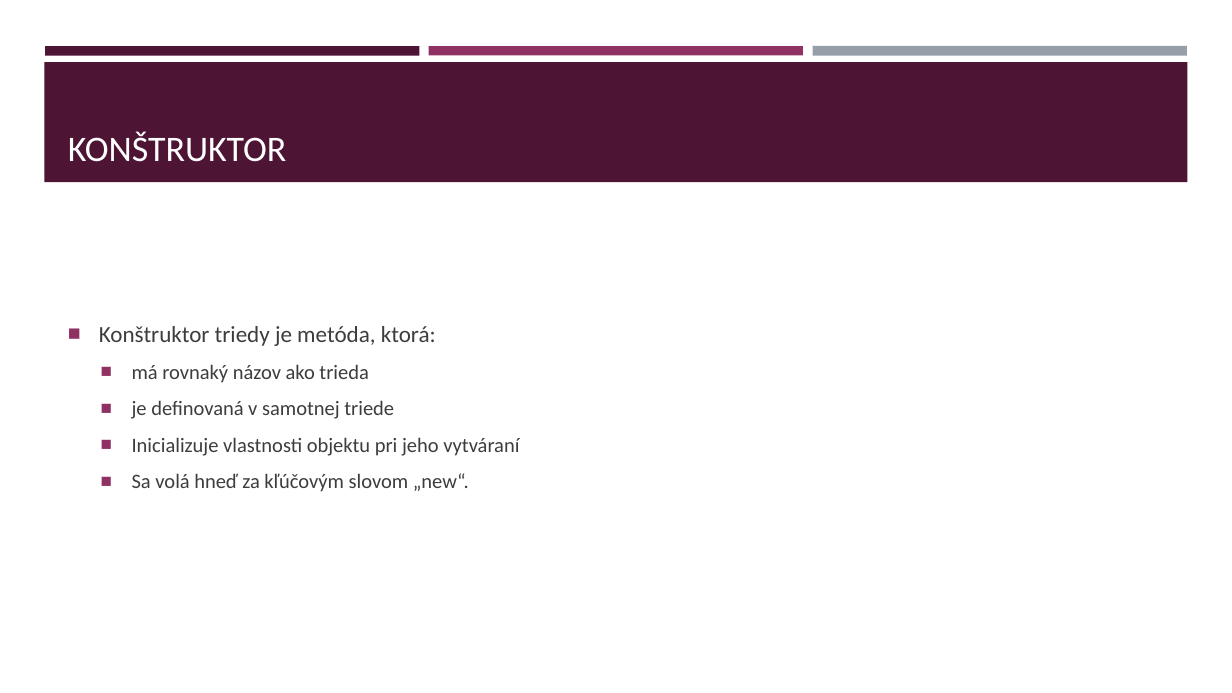
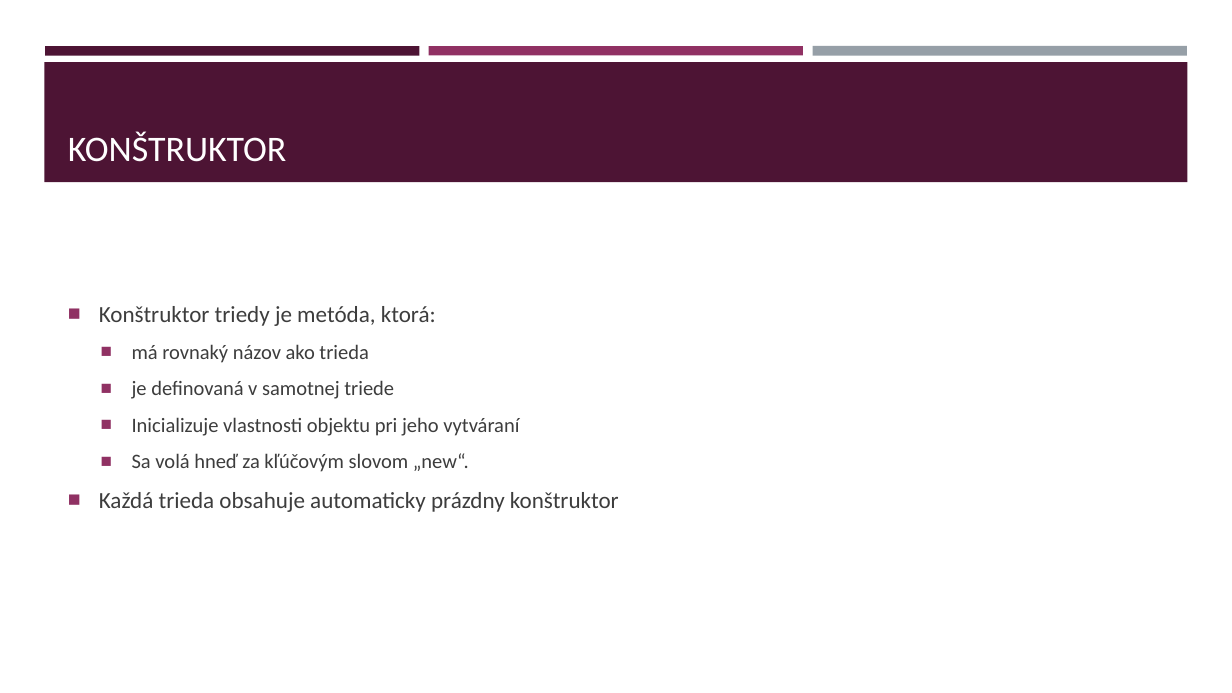
Before and after one commit to gasparv/java-class-basics, a slide deck: slide 114 of JavaZaklady-skolenie.pptx (slide 113 before the commit). Drawn at 1232x693 pixels with LibreOffice and Linux fonts; fonts in the diff are those of the drawing. Boxes give left, top, right and bottom in pixels: in the first picture for what was removed or moved away, otherwise in the second. Text is boxed around its words. In the diff, an @@ line names an element or a change of style, - is before the commit and + after.

```diff
--- a/JavaZaklady-skolenie.pptx
+++ b/JavaZaklady-skolenie.pptx
@@ text at <box>99,492,619,512</box>: paragraph added @@
+■ Každá trieda obsahuje automaticky prázdny konštruktor
```
Also in this commit, not shown: 1 other slide changed, 10 slides added.
